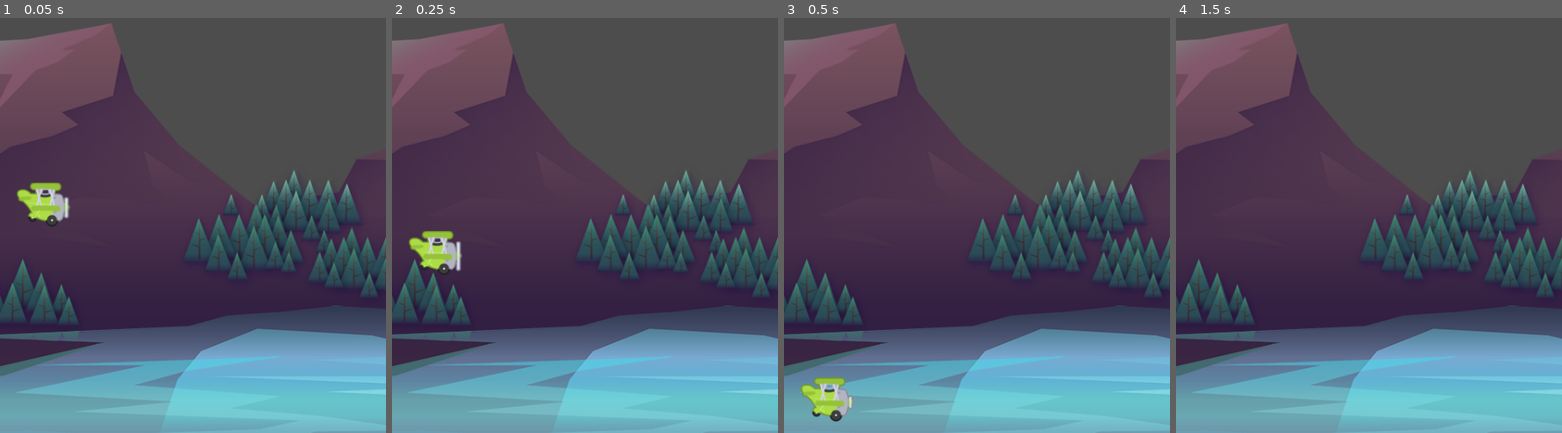
Above: before the commit, frames 1-4 (left to right).
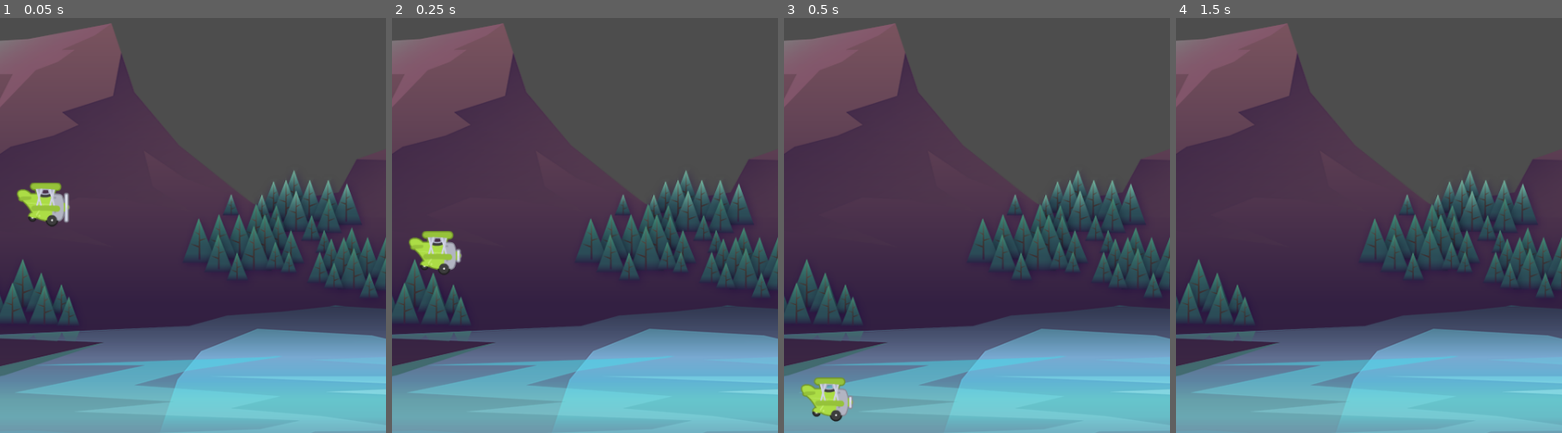
Above: after the commit, the same moments.

Repository: Epiq122/tappy-game
Game: Godot game, scene res://game/game.tscn
Same seed, same stepped clock (60 frames per second), same inputs: the game is played once before the commit and once after it.
Inputs:
- Up to frame 1 (0.05 s): no input
- Up to frame 2 (0.25 s): no input
- Up to frame 3 (0.5 s): no input
- Up to frame 4 (1.5 s): tap Space (fly) at 0.6, 1.35 s; tap Enter at 1.25 s

The runs differ from the first frame. In frame 1, less than 0.1% of the frame differs, in the area x 16-18%, y 42-50%; in frame 2, less than 0.1%, in the area x 16-18%, y 53-62%; in frame 3, nothing differs; in frame 4, nothing differs.

Commit message:
added the fly animation

Diff:
--- a/plane_cb/plane_cb.gd
+++ b/plane_cb/plane_cb.gd
@@ -3,6 +3,7 @@
 const GRAVITY: float = 1900.0
 const POWER: float = -400.0
 
+@onready var animation_player = $AnimationPlayer
 
 # Called when the node enters the scene tree for the first time.
 func _ready():
@@ -13,7 +14,13 @@
 func _physics_process(delta):
 	velocity.y += GRAVITY * delta # How many pixesls its falling per second
 
+	fly()
+
+
+
+	move_and_slide()
+
+func fly() ->void:
 	if Input.is_action_just_pressed("fly") == true:
 		velocity.y = POWER
-
-	move_and_slide()
+		animation_player.play("fly")
--- a/plane_cb/plane_cb.tscn
+++ b/plane_cb/plane_cb.tscn
@@ -35,6 +35,27 @@
 [sub_resource type="CircleShape2D" id="CircleShape2D_w14og"]
 radius = 29.0172
 
+[sub_resource type="Animation" id="Animation_fa476"]
+resource_name = "fly"
+length = 0.3
+tracks/0/type = "value"
+tracks/0/imported = false
+tracks/0/enabled = true
+tracks/0/path = NodePath("AnimatedSprite2D:rotation")
+tracks/0/interp = 1
+tracks/0/loop_wrap = true
+tracks/0/keys = {
+"times": PackedFloat32Array(0, 0.1, 0.3),
+"transitions": PackedFloat32Array(1, 1, 1),
+"update": 0,
+"values": [0.0, -0.349066, 0.0]
+}
+
+[sub_resource type="AnimationLibrary" id="AnimationLibrary_wat4b"]
+_data = {
+"fly": SubResource("Animation_fa476")
+}
+
 [node name="PlaneCB" type="CharacterBody2D"]
 script = ExtResource("1_7w6uw")
 
@@ -43,7 +64,11 @@
 sprite_frames = SubResource("SpriteFrames_wg41n")
 animation = &"fly"
 autoplay = "fly"
-frame_progress = 0.615466
 
 [node name="CollisionShape2D" type="CollisionShape2D" parent="."]
 shape = SubResource("CircleShape2D_w14og")
+
+[node name="AnimationPlayer" type="AnimationPlayer" parent="."]
+libraries = {
+"": SubResource("AnimationLibrary_wat4b")
+}
Not shown: 1 places in plane_cb/plane_cb.tscn that only renumber resources
